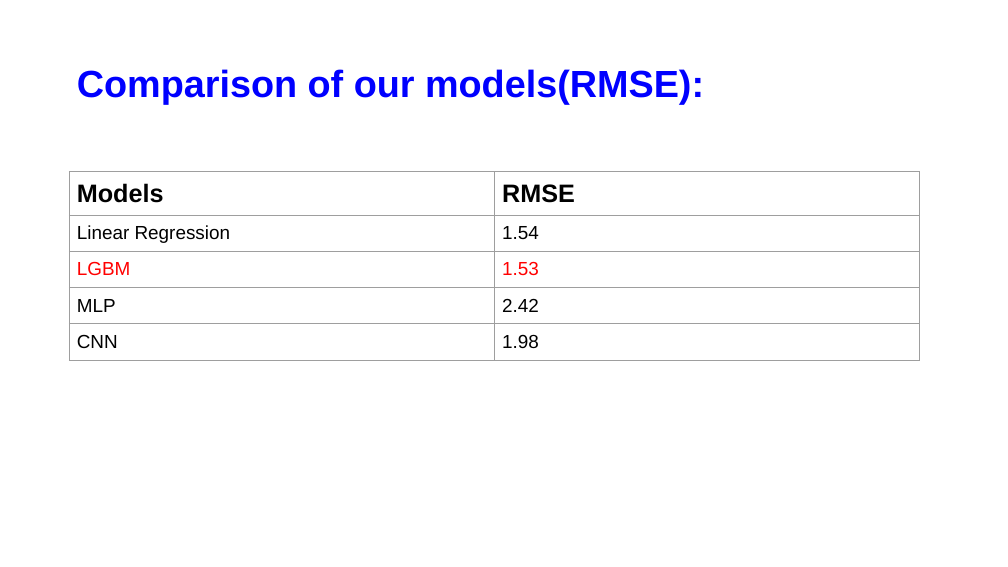
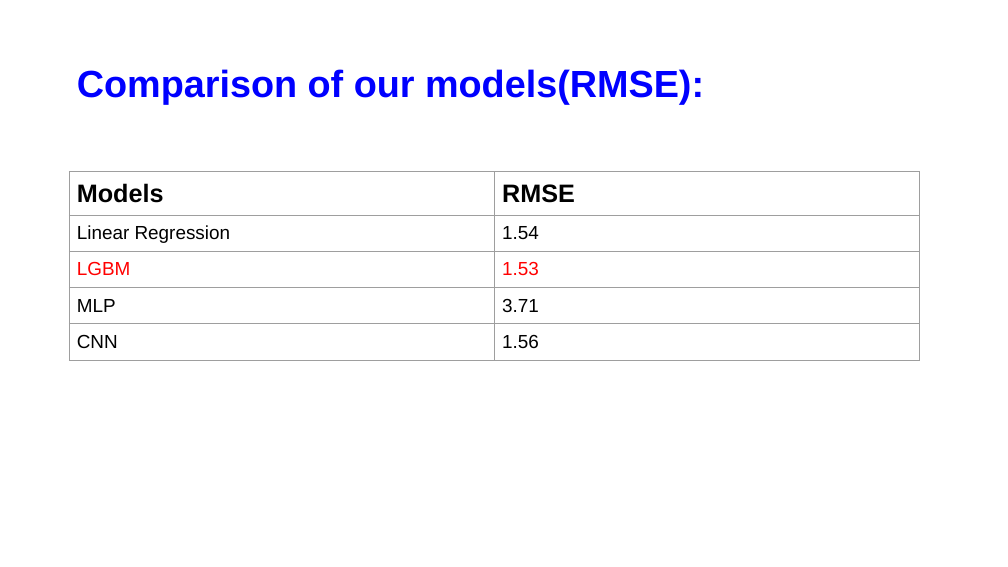
Before and after one commit to Sapphirine/Google-Merchandise-Store-Data-Analysis, a slide deck: slide 13 of BigData_Final_Project_Template.pptx. Drawn at 1008x567 pixels with LibreOffice and Linux fonts; fonts in the diff are those of the drawing; background and template pictures are left out. Boxes give left, top, right and bottom in pixels: in the first picture for what was removed or moved away, otherwise in the second. Text is boxed around its words. In the diff, an @@ line names an element or a change of style, - is before the commit and + after.

Commit message:
change ppt

```diff
--- a/BigData_Final_Project_Template.pptx
+++ b/BigData_Final_Project_Template.pptx
@@ table at (x1=70, y1=172, x2=920, y2=368) @@
-row 4, column 2: 2.42
+row 4, column 2: 3.71
-row 5, column 2: 1.98
+row 5, column 2: 1.56
```
